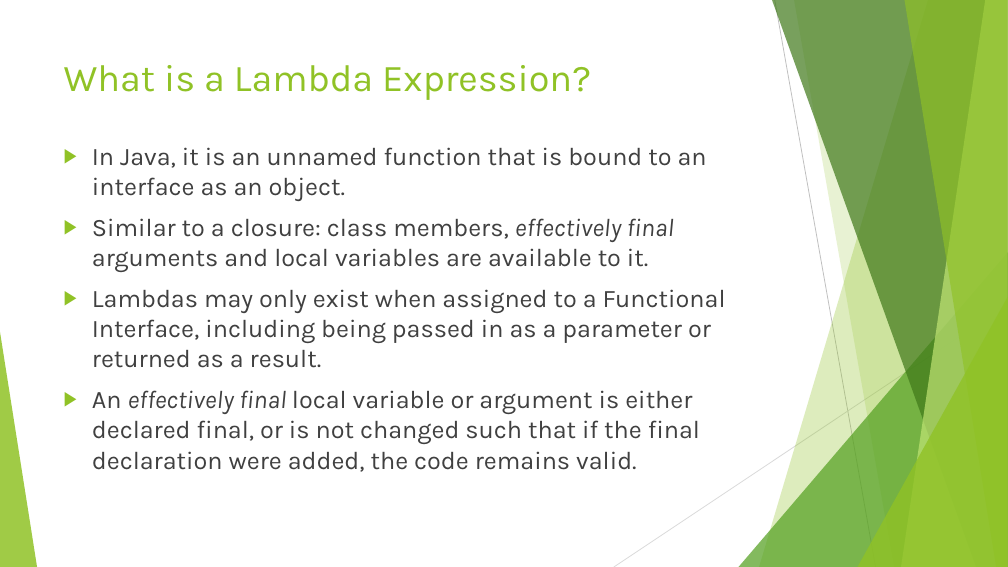
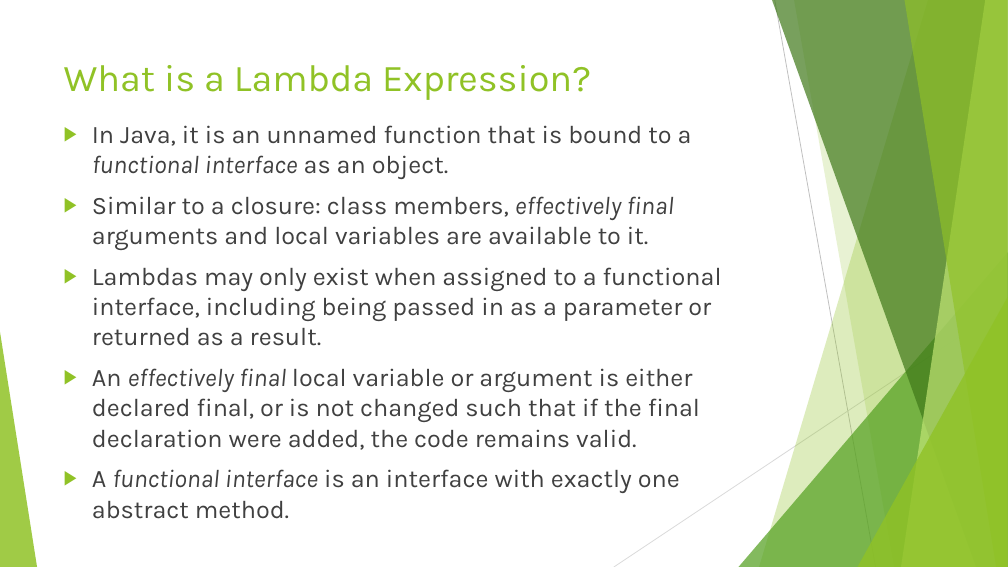
Before and after one commit to RichardRoda/2017-CodePaLOUsa-Lambda, a slide deck: slide 3 of Learning to Love the Lambda in the Stream.pptx. Drawn at 1008x567 pixels with LibreOffice and Linux fonts; fonts in the diff are those of the drawing. Boxes give left, top, right and bottom in pixels: in the first picture for what was removed or moved away, otherwise in the second. Text is boxed around its words. In the diff, an @@ line names an element or a change of style, - is before the commit and + after.

```diff
--- a/Learning to Love the Lambda in the Stream.pptx
+++ b/Learning to Love the Lambda in the Stream.pptx
@@ text "In Java, it is an ...": place and size @@
-text "In Java, it is an ..." at (92, 147, 726, 472)
+text "In Java, it is an ..." at (92, 125, 722, 493)
@@ text at (92, 125, 692, 179): text changed @@
-▶ In Java, it is an unnamed function that is bound to an interface as an object.
+▶ In Java, it is an unnamed function that is bound to a functional interface as an object.
@@ text at (92, 267, 722, 346): text changed @@
-▶ Lambdas may only exist when assigned to a Functional Interface, including being passed in as a parameter or returned as a result.
+▶ Lambdas may only exist when assigned to a functional interface, including being passed in as a parameter or returned as a result.
@@ text at (92, 469, 680, 493): paragraph added @@
+▶ A functional interface is an interface with exactly one abstract method.
```
Also in this commit, not shown: 12 other slides changed, 3 slides added, 1 slide removed, 1 other file.
